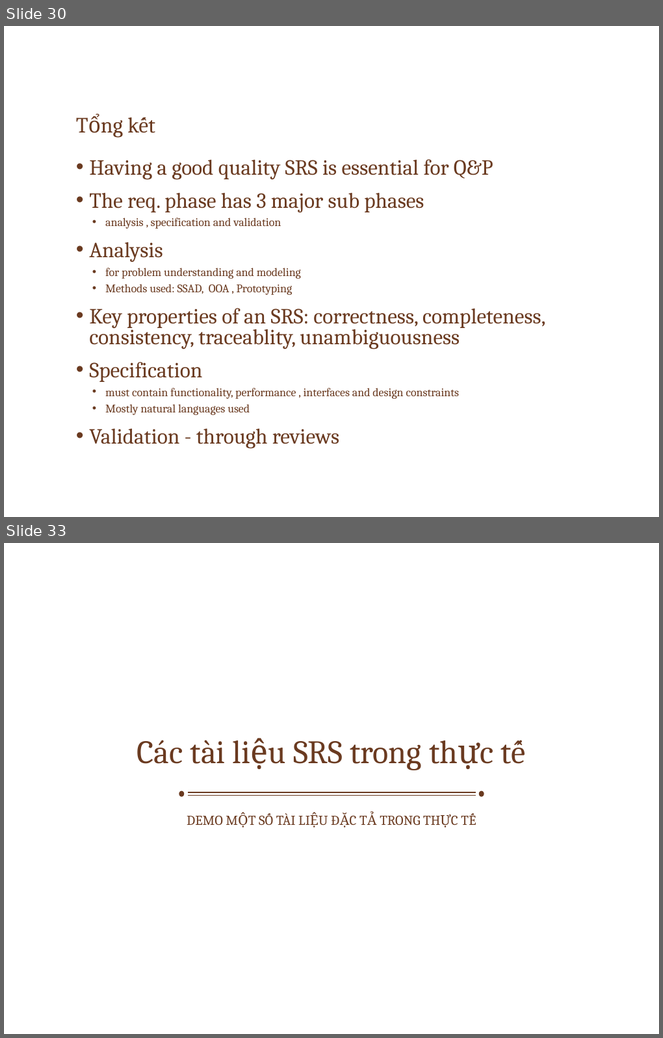
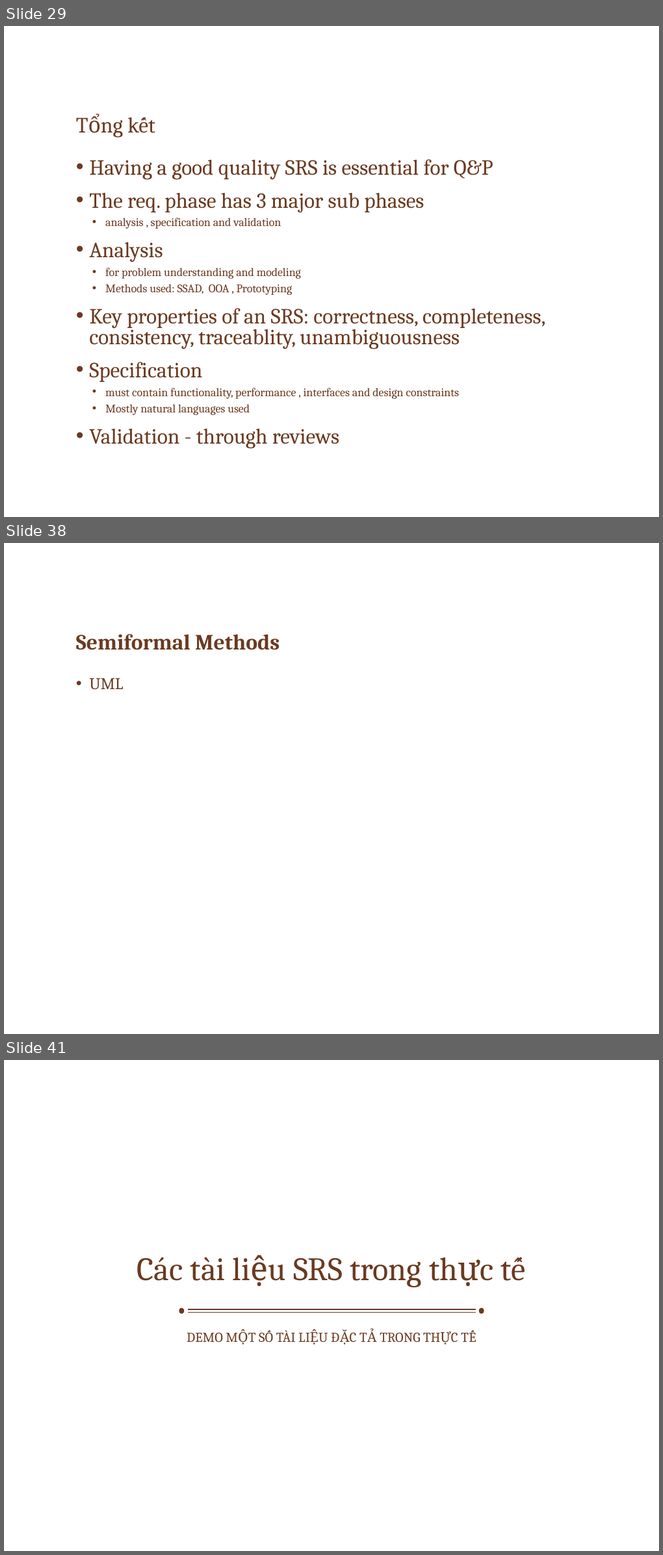
Before and after one commit to ChrisJamison/seminar_cnpm, a slide deck: Seminar/Software Requirement.pptx. Shown one above the other, each under a label of ours: slides 30 and 33 before the commit, slides 29, 38 and 41 after it; the slides between them are not shown. The pictures are 663x1038 and 663x1555 pixels, drawn with LibreOffice and Linux fonts; fonts in the diff are those of the drawing; background and template pictures are left out. Boxes give left, top, right and bottom in pixels: in the first picture for what was removed or moved away, otherwise in the second. Text is boxed around its words. In the diff, an @@ line names an element or a change of style, - is before the commit and + after.

```diff
--- a/Seminar/Software Requirement.pptx
+++ b/Seminar/Software Requirement.pptx
@@ slide 38 added at (x1=4, y1=543, x2=659, y2=1034), background picture (left out) @@
@@ title added at (x1=76, y1=634, x2=280, y2=650), 24 pt, text #6A3A20, bold @@
+Semiformal Methods
@@ text added at (x1=89, y1=678, x2=123, y2=689), 18 pt, text #6A3A20 @@
+• UML
@@ what was slide 30 is now slide 29 @@
@@ what was slide 33 is now slide 41 @@
```
Also in this commit, not shown: 5 slides changed, 9 other slides added, 2 slides removed.
